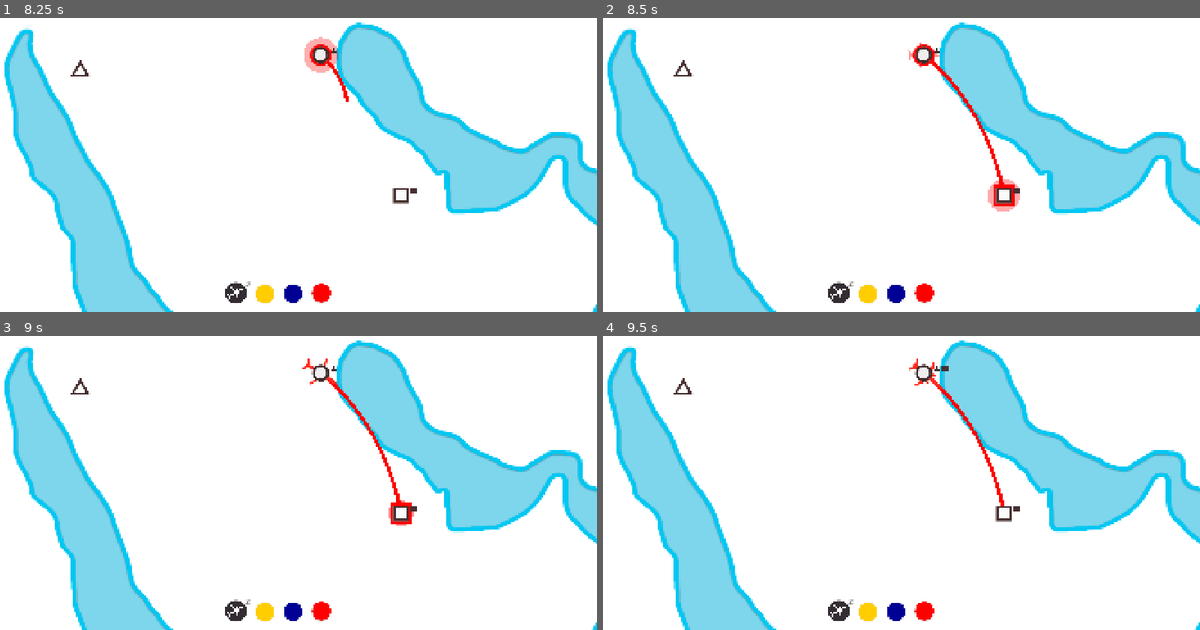
Above: before the commit, frames 1-4 (two rows, left to right).
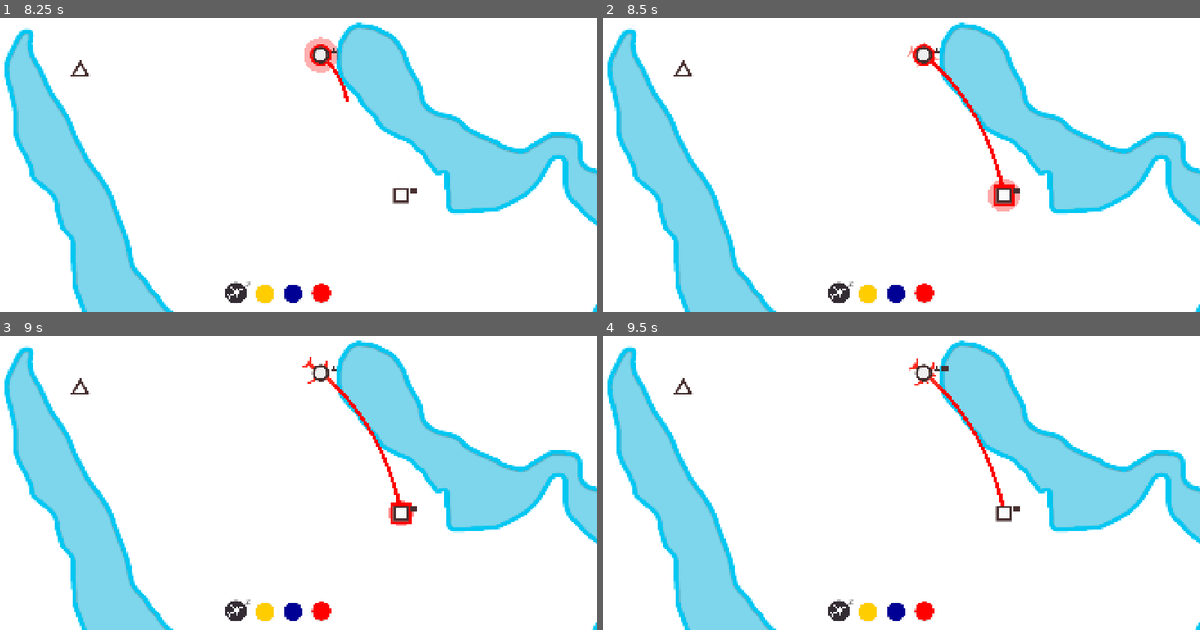
Above: after the commit, the same moments.

Repository: top-it-090304/Holding-Pattern
Game: Godot game, scene res://scene/Main.tscn
Same seed, same stepped clock (60 frames per second), same inputs: the game is played once before the commit and once after it.
Inputs (mouse positions are in pixels of both pictures, inside the frame that each line leads up to):
- Up to frame 1 (8.25 s): click (268, 294) at 0.5 s; click (292, 294) at 1.25 s; click (322, 294) at 2 s; click (268, 294) at 2.75 s; click (292, 294) at 3.5 s; click (322, 294) at 4.25 s; click (268, 294) at 5 s; click (292, 294) at 5.75 s; click (322, 294) at 6.5 s; tap Enter at 7.25 s; drag from (238, 294) to (322, 56) at 7.27 s; tap Space at 8 s; drag from (322, 56) to (399, 194) at 8.02 s
- Up to frame 2 (8.5 s): no input
- Up to frame 3 (9 s): click (399, 512) at 8.92 s
- Up to frame 4 (9.5 s): no input

Frame 1 is identical in both runs. In frame 2, less than 0.1% of the frame differs, in the area x 51-57%, y 8-17%; in frame 3, less than 0.1%, in the area x 50-57%, y 7-17%; in frame 4, less than 0.1%.

Commit message:
fix: rotation plane when added

Diff:
--- a/scripts/Plane.gd
+++ b/scripts/Plane.gd
@@ -66,7 +66,7 @@
 	var new_pos = curve.sample_baked(dist)
 
 
-	if current_speed > 0.1 and position.distance_to(new_pos) > 0.05:
+	if current_speed > 0.1 and position.distance_to(new_pos) > 0.001:
 		var target_angle = (new_pos - position).angle()
 		rotation = lerp_angle(rotation, target_angle, 8.0 * delta)
 	position = new_pos
